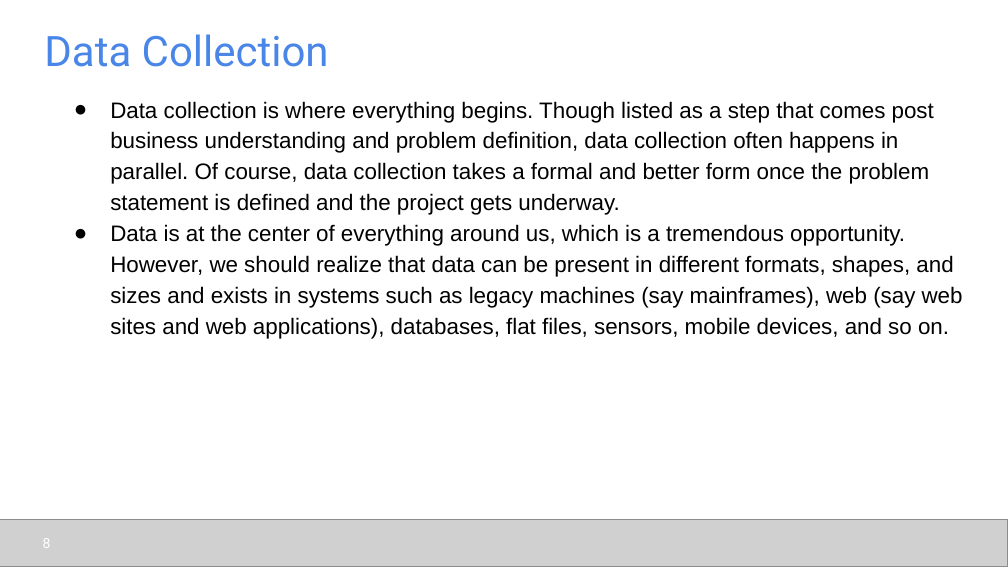
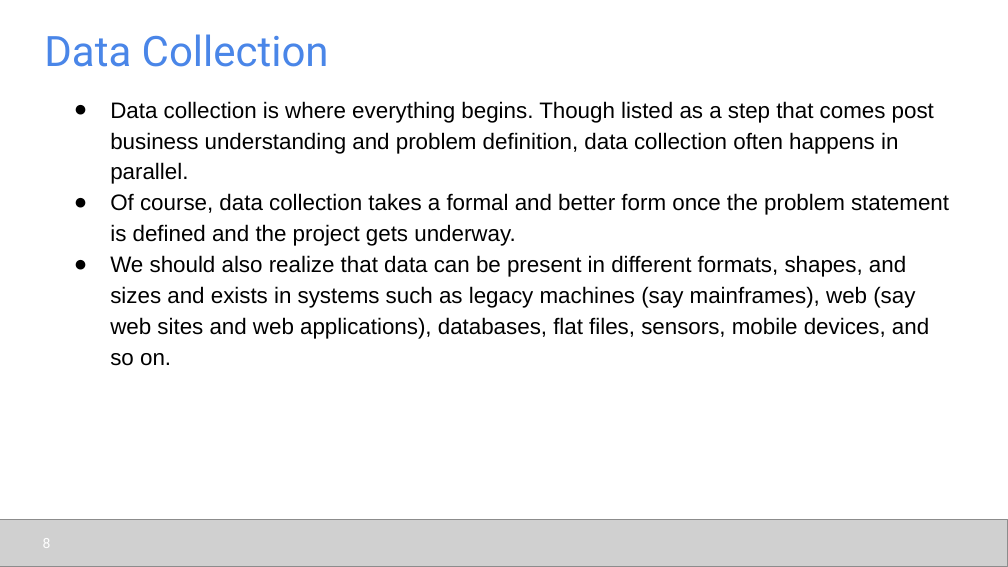
Before and after one commit to udel-cbcb/al_ml_workshop, a slide deck: slide 8 of Day_2/Lectures/Day_2_Lecture_1_Data_Collection_Data_Preparation.pptx. Drawn at 1008x567 pixels with LibreOffice and Linux fonts; fonts in the diff are those of the drawing; grey boxes stand for pictures. Boxes give left, top, right and bottom in pixels: in the first picture for what was removed or moved away, otherwise in the second. Text is boxed around its words. In the diff, an @@ line names an element or a change of style, - is before the commit and + after.

```diff
--- a/Day_2/Lectures/Day_2_Lecture_1_Data_Collection_Data_Preparation.pptx
+++ b/Day_2/Lectures/Day_2_Lecture_1_Data_Collection_Data_Preparation.pptx
@@ text at bbox=[110, 101, 949, 366]: text changed @@
-● Data collection is where everything begins. Though listed as a step that comes post business understanding and problem definition, data collection often happens in parallel. Of course, data collection takes a formal and better form once the problem statement is defined and the project gets underway.
-● Data is at the center of everything around us, which is a tremendous opportunity. However, we should realize that data can be present in different formats, shapes, and sizes and exists in systems such as legacy machines (say mainframes), web (say web sites and web applications), databases, flat files, sensors, mobile devices, and so on.
+● Data collection is where everything begins. Though listed as a step that comes post business understanding and problem definition, data collection often happens in parallel.
+● Of course, data collection takes a formal and better form once the problem statement is defined and the project gets underway.
+● We should also realize that data can be present in different formats, shapes, and sizes and exists in systems such as legacy machines (say mainframes), web (say web sites and web applications), databases, flat files, sensors, mobile devices, and so on.
```
Also in this commit, not shown: 9 other slides changed, 1 slide removed, 9 other files.
